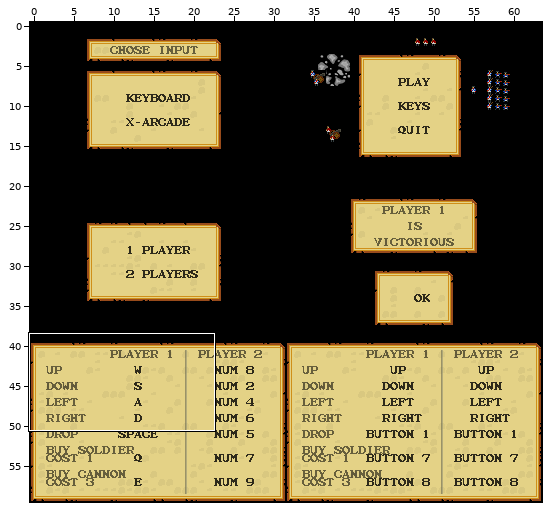
One commit to this Tiled map: game/assets/maps/menu.tmx. Above, an overview of the earlier version with the close-up marked.
Close-up. Earlier state:
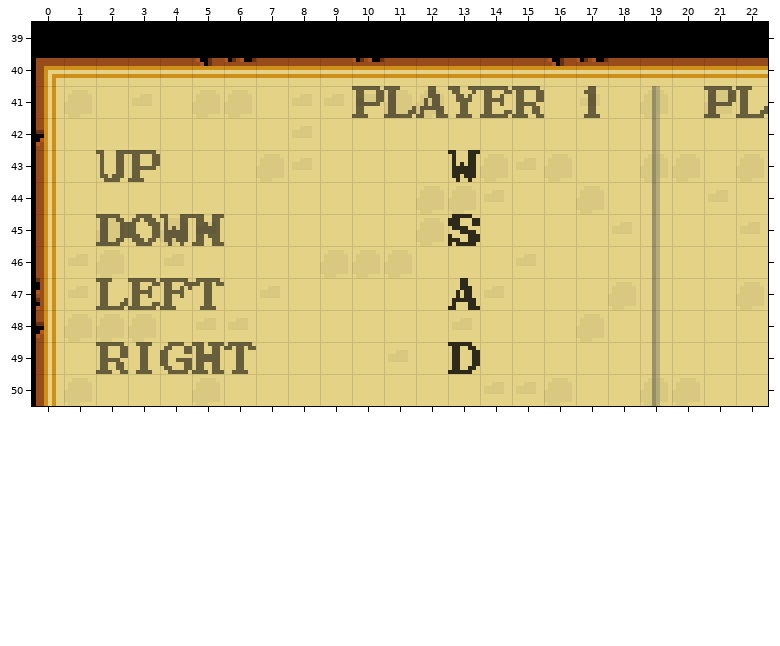
Cells are 8x8 px. Shown: x 0..22, y 39..50. The commit also changed other parts of the map, which this record leaves out.
Once edited:
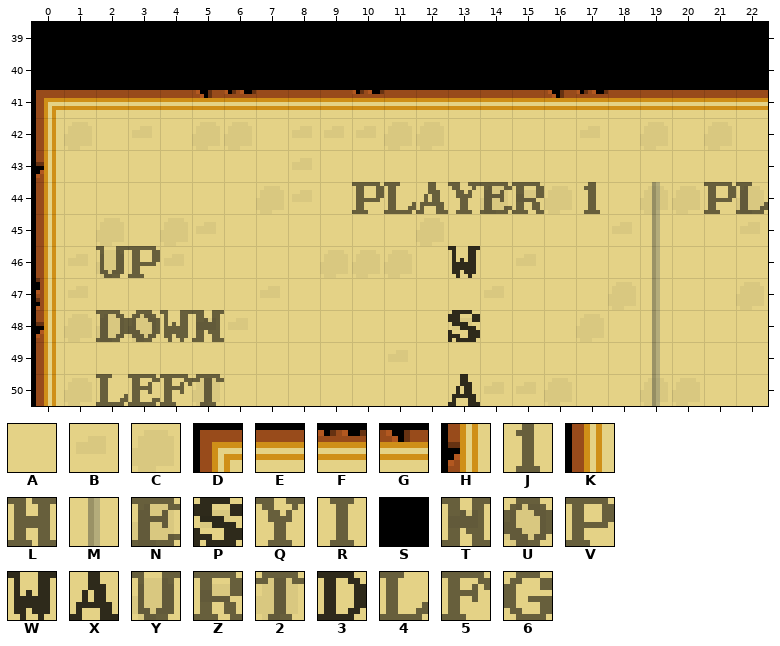
Key: from "tileset": A 44, B 45, C 46, D 56, E 57, F 58, G 59, H 72, J 81, K 104, L 143, M 147, N 152, P 159, Q 168, R 175, S 178, T 191, U 200, V 207, W 210, X 216, Y 223, Z 232, 2 239, 3 248, 4 255, 5 388, 6 389.
_ is an empty cell.
See-through tiles are keyed as they look on the map.
Edits made:
Layer "Background":
y 40: x 0..22 DEEEEGFEEEFEEEEEGFEEEEE -> SSSSSSSSSSSSSSSSSSSSSSS
y 41: x 0..22 KCABACCABBBCCAAAABACACA -> DEEEEGFEEEFEEEEEGFEEEEE
y 42: x 0 H -> K; x 19 A -> C
y 43: x 0 K -> H; x 19 C -> A
y 44: x 12..15 CCBA -> AACB; x 17 C -> A; x 21..22 BA -> AC
Layer "Text":
y 43: x 13 W -> _
y 45: x 13 P -> _
y 46: x 13 _ -> W
y 47: x 13 X -> _
y 48: x 13 _ -> P
y 49: x 13 3 -> _
y 50: x 13 _ -> X
Layer "DimedText":
y 41: x 10..15 V4XQNZ -> ______; x 17 J -> _; x 19 M -> _; x 21..22 V4 -> __
y 42: x 19 M -> _
y 43: x 2..3 YV -> __; x 19 M -> _
y 44: x 10..15 ______ -> V4XQNZ; x 17 _ -> J; x 21..22 __ -> V4
y 45: x 2..5 3UWT -> ____
y 46: x 2..3 __ -> YV
y 47: x 2..5 4N52 -> ____
y 48: x 2..5 ____ -> 3UWT
y 49: x 2..6 ZR6L2 -> _____
y 50: x 2..5 ____ -> 4N52
